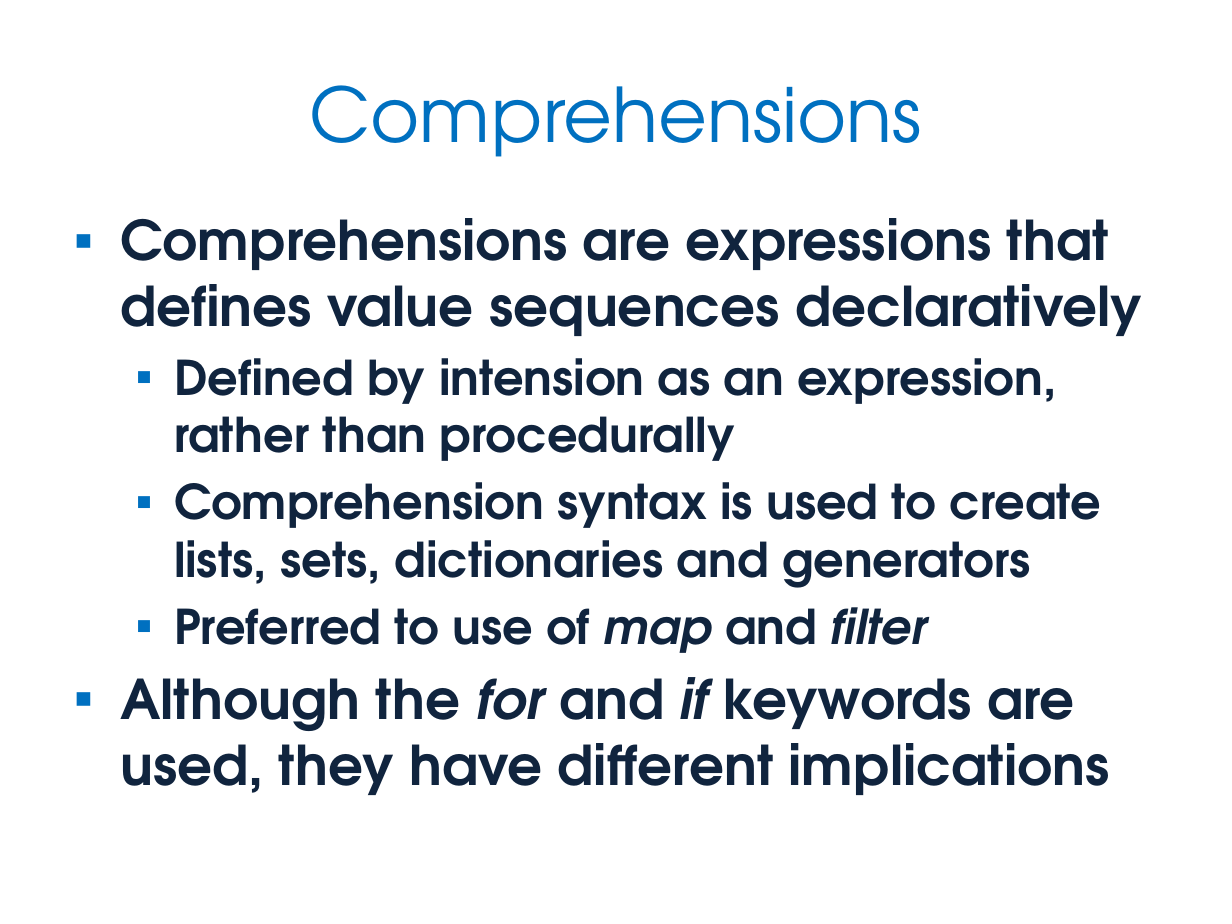
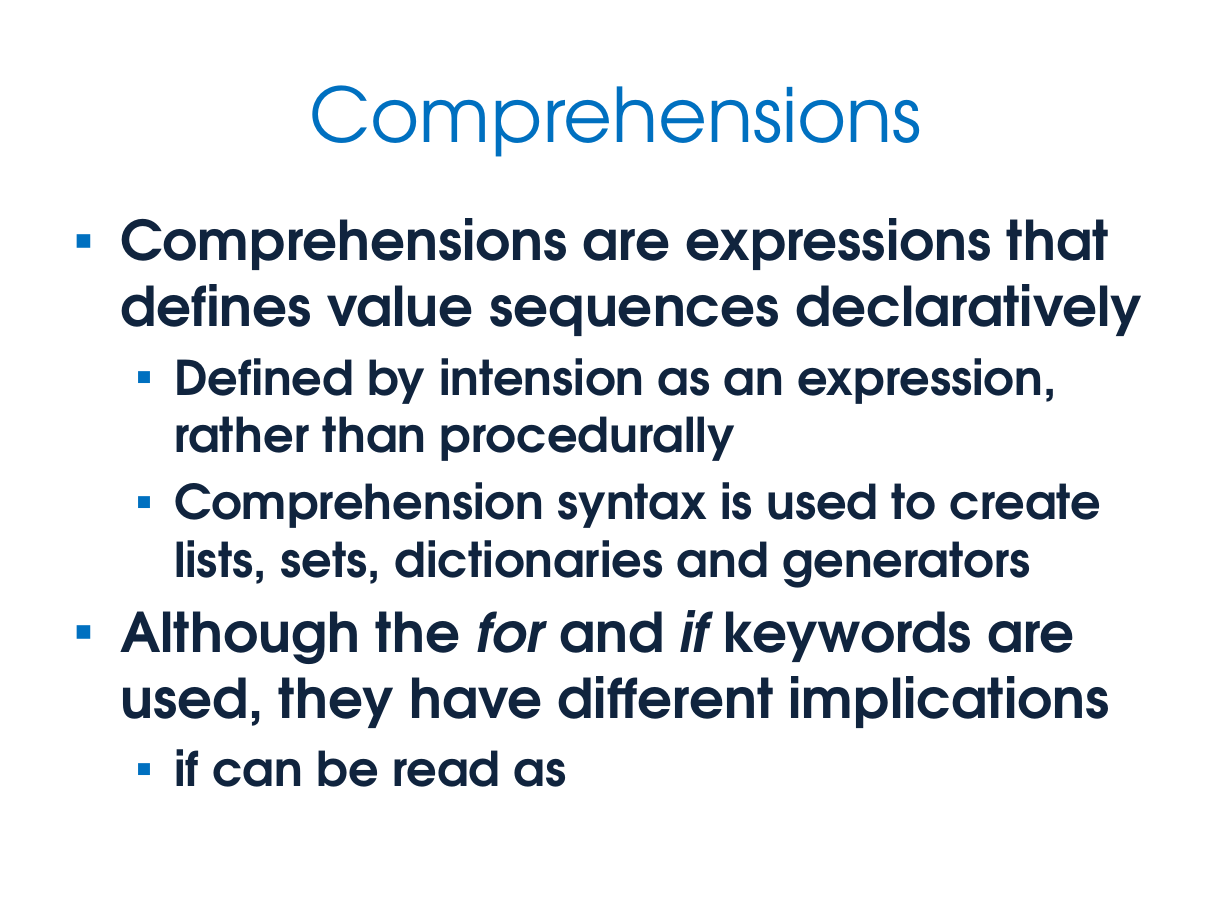
Before and after one commit to JonJagger/two-day-courses, a slide deck: slide 143 of pf/Python Foundation.pptx (slide 142 before the commit). Drawn at 1232x924 pixels with LibreOffice and Linux fonts; fonts in the diff are those of the drawing. Boxes give left, top, right and bottom in pixels: in the first picture for what was removed or moved away, otherwise in the second. Text is boxed around its words. In the diff, an @@ line names an element or a change of style, - is before the commit and + after.

Commit message:
Updates from Kevlin: Some minor wording changes and code clarifications. Added a Useful Links slide at the end of History, Style & Culture. Added a slide to illustrate comprehension version of filter examples in Iteration. Slides removed from end of Classes & Objects (for advanced course)

```diff
--- a/pf/Python Foundation.pptx
+++ b/pf/Python Foundation.pptx
@@ text at [174, 607, 926, 653]: paragraph removed @@
-  ▪ Preferred to use of map and filter
@@ text at [174, 749, 567, 787]: paragraph added @@
+  ▪ if can be read as
```
Also in this commit, not shown: 10 other slides changed, 2 slides added, 4 slides removed, 1 other file.
